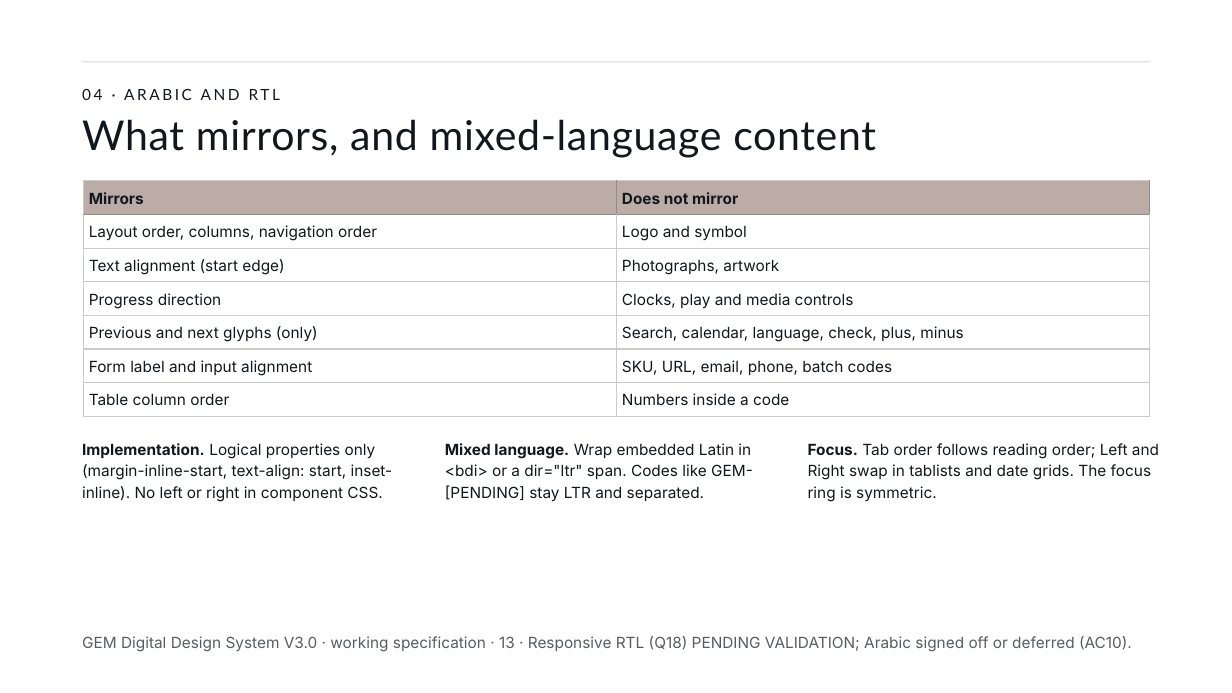
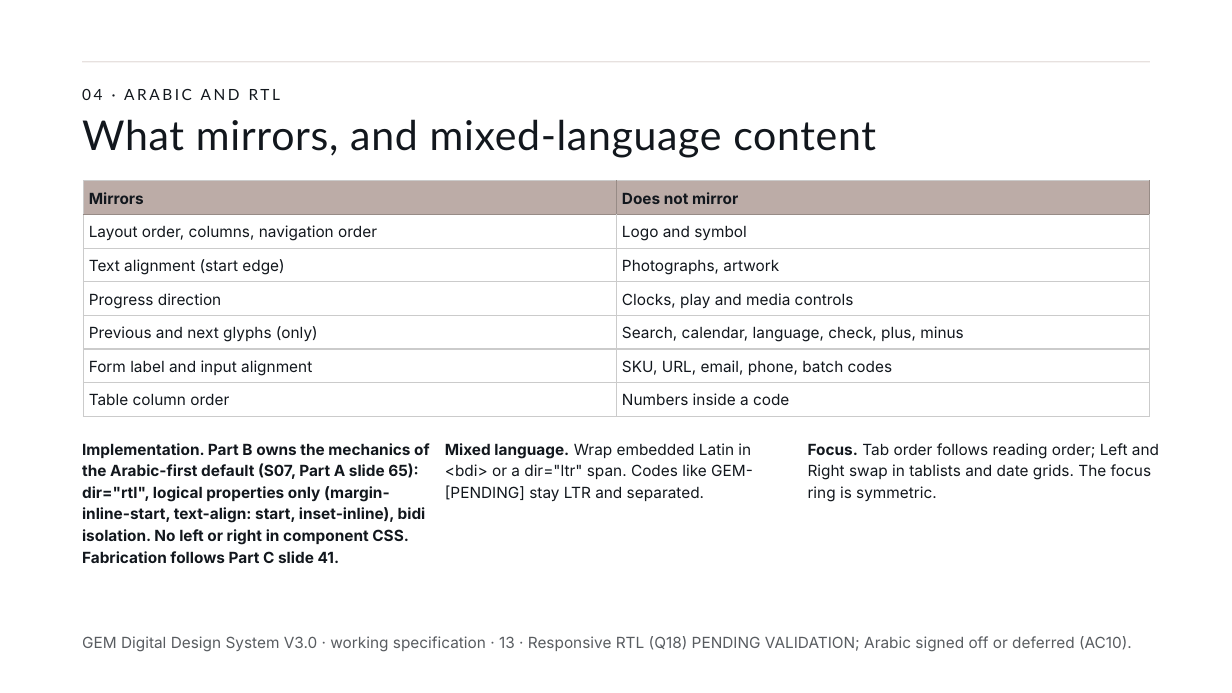
Before and after one commit to mashaelalh/GEM, a slide deck: slide 13 of PartB_RC2/01_source/B-RC2.pptx. Drawn at 1232x693 pixels with LibreOffice and Linux fonts; fonts in the diff are those of the drawing. Boxes give left, top, right and bottom in pixels: in the first picture for what was removed or moved away, otherwise in the second. Text is boxed around its words. In the diff, an @@ line names an element or a change of style, - is before the commit and + after.

```diff
--- a/PartB_RC2/01_source/B-RC2.pptx
+++ b/PartB_RC2/01_source/B-RC2.pptx
@@ text at [82,443,430,563]: text changed; bold on @@
-Implementation. Logical properties only (margin-inline-start, text-align: start, inset-inline). No left or right in component CSS.
+Implementation. Part B owns the mechanics of the Arabic-first default (S07, Part A slide 65): dir="rtl", logical properties only (margin-inline-start, text-align: start, inset-inline), bidi isolation. No left or right in component CSS. Fabrication follows Part C slide 41.
```
Also in this commit, not shown: 5 other slides changed, 2 slides added, 1 other file.
